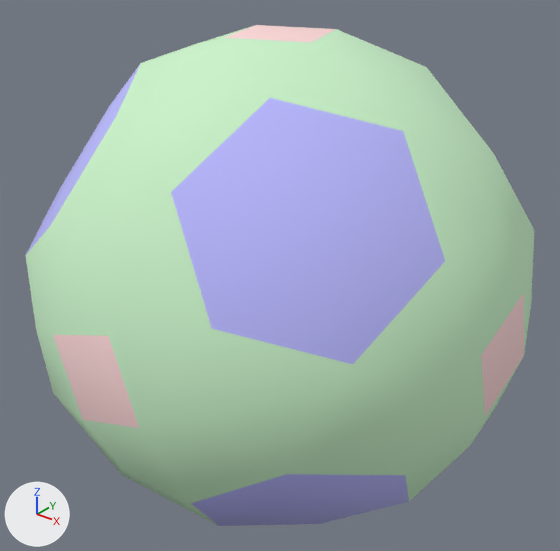
Renders of the OBJ model propellor/vr/outros/PropellorTruncatedOctahedron.obj from each side of a commit.
Camera for both pictures: a 50 mm camera at (1.822, -2.289, 1.426) aimed at (-0.008, -0.001, 0.008). Arrows for +X, +Y and +Z are at lower left; the lights stay in place. Where no turn or scale is listed for an object, it has been applied to the vertices.

Names of what the first picture shows: 'PropellorTruncatedOctahedron'.
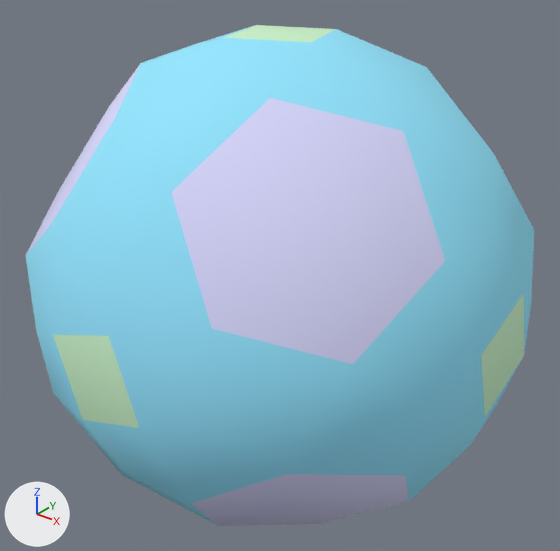
The edits, one by one:
Material 'Cor1' (mat_cor1) is new.
Its base color is (0.3, 0.8, 1.0) (cyan #95e7ff).
Its roughness is 1.0.
Material 'Cor10' (mat_cor10) is new.
Its base color is (0.7, 0.7, 1.0) (white #dadaff).
Its roughness is 1.0.
me_propellortruncatedoctahedron has 96 vertices, 86 faces and spans x -0.99..0.99, y -0.99..0.99, z -0.99..0.99.
me_propellortruncatedoctahedron is used by ob_propellortruncatedoctahedron; location (0.0, 0.0, 0.0).
me_propellortruncatedoctahedron part 1: all 8 faces that had it switch from mat_cor9 (blue #bcbcff) to mat_cor10 (white #dadaff).
me_propellortruncatedoctahedron part 2: all 6 faces that had it switch from mat_cor11 (white #ffdada) to mat_cor12 (green #cbf3cb).
me_propellortruncatedoctahedron part 3: all 72 faces that had it switch from mat_cor12 (green #cbf3cb) to mat_cor1 (cyan #95e7ff).

Changed parts and their boxes [x1, y1, x2, y2] in the pictures (560 x 551 px):
part 1 of me_propellortruncatedoctahedron, recoloured (blue to white): [26, 63, 445, 526] in both
part 2 of me_propellortruncatedoctahedron, recoloured (white to green): [53, 25, 524, 428] in both
part 3 of me_propellortruncatedoctahedron, recoloured (green to cyan): [25, 27, 535, 525] in both
